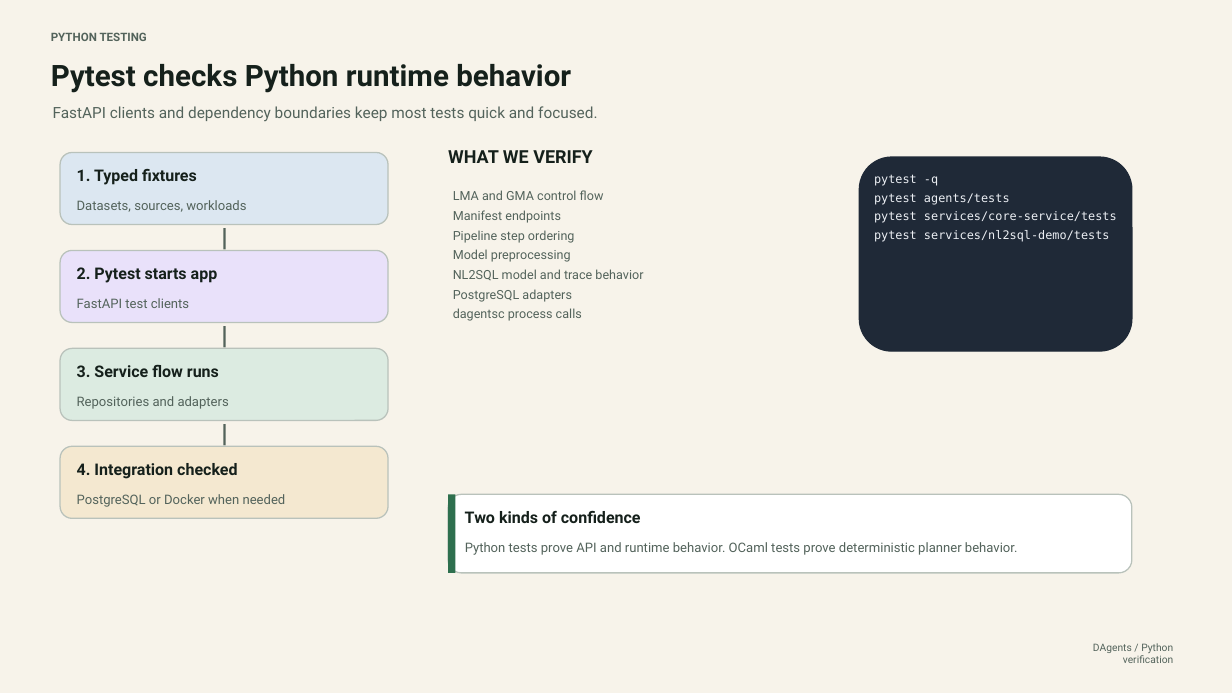
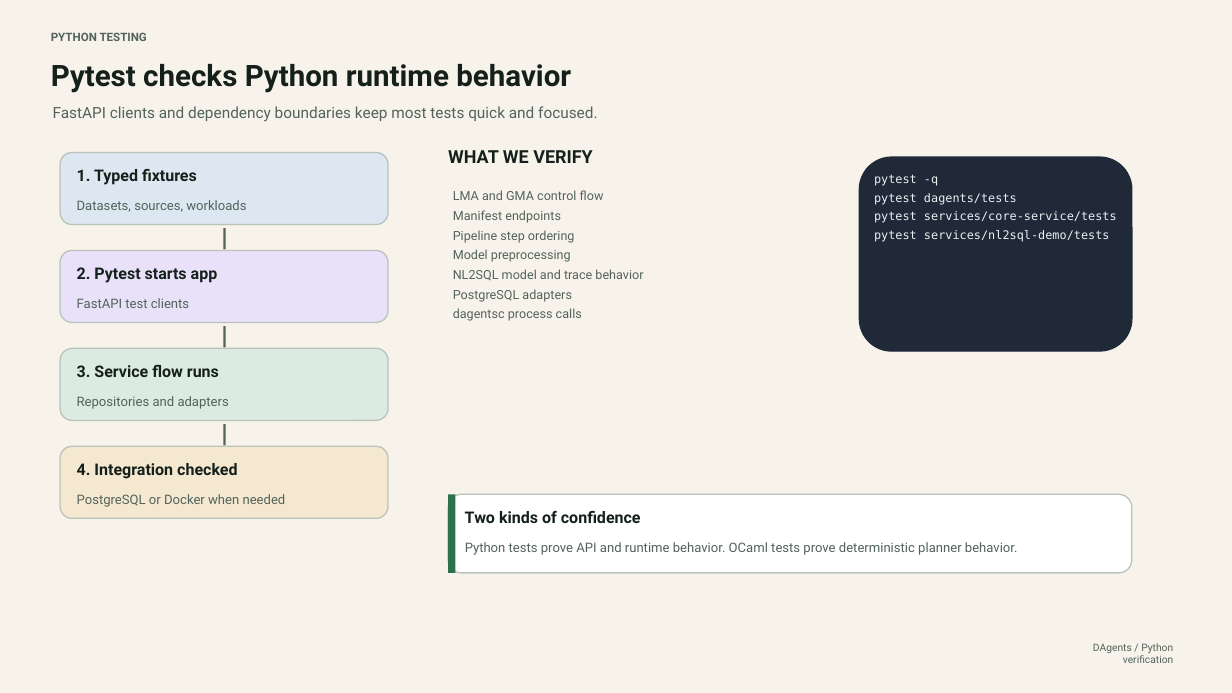
Before and after one commit to pradyunuydarp/Dagents, a slide deck: slide 32 of docs/presentation/dagents-project-presentation.pptx. Drawn at 1232x693 pixels with LibreOffice and Linux fonts; fonts in the diff are those of the drawing. Boxes give left, top, right and bottom in pixels: in the first picture for what was removed or moved away, otherwise in the second. Text is boxed around its words. In the diff, an @@ line names an element or a change of style, - is before the commit and + after.

```diff
--- a/docs/presentation/dagents-project-presentation.pptx
+++ b/docs/presentation/dagents-project-presentation.pptx
@@ text at (x1=874, y1=193, x2=1017, y2=205): text changed @@
-pytest agents/tests
+pytest dagents/tests
```
Also in this commit, not shown: 6 other files.
